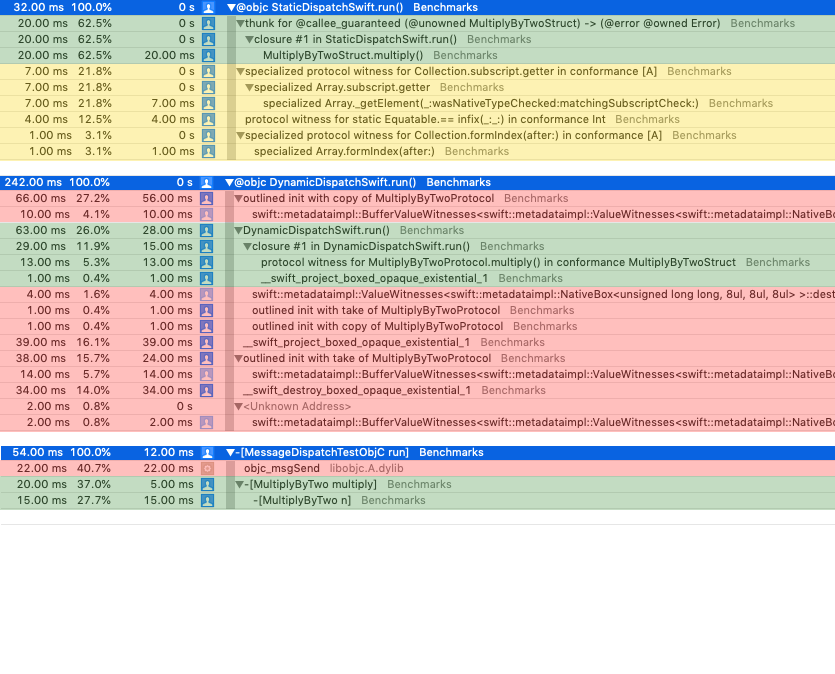
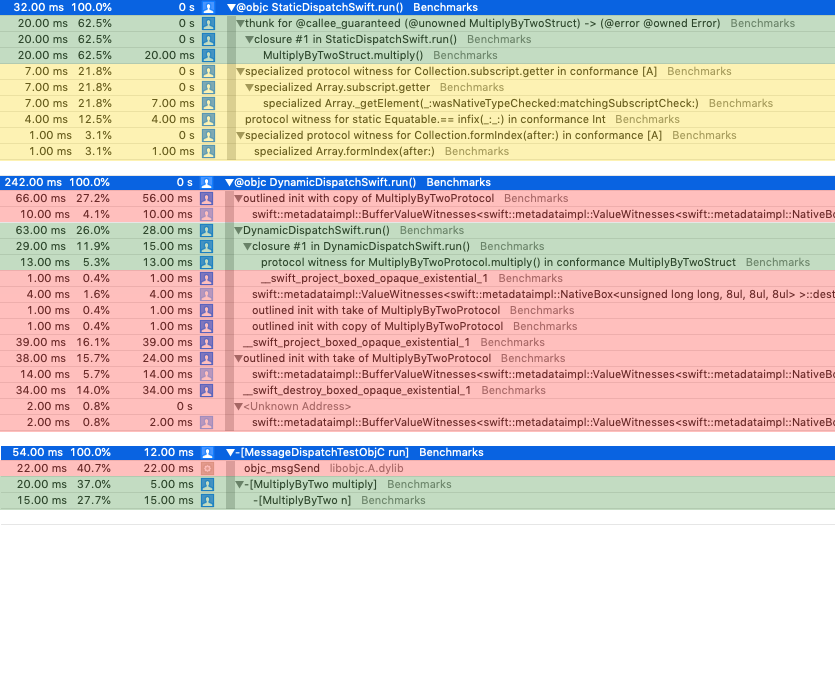
Before/after of a 835 x 674 layered artwork. What changed in the layer stack:
painted on "DynamicMask2" over [0, 270, 835, 287]
